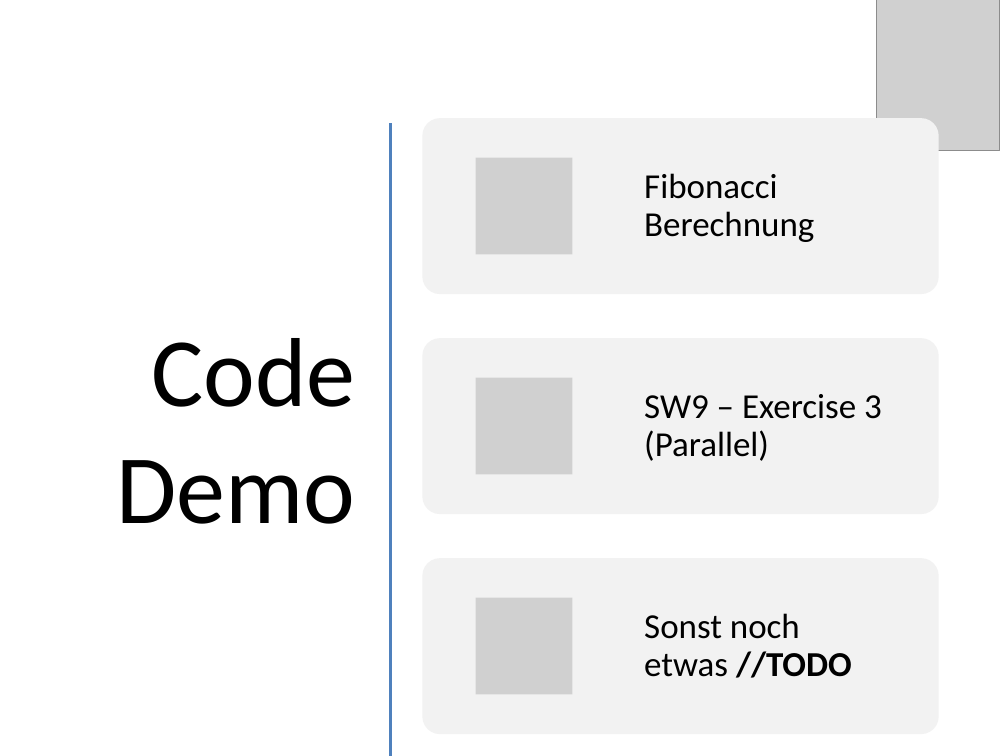
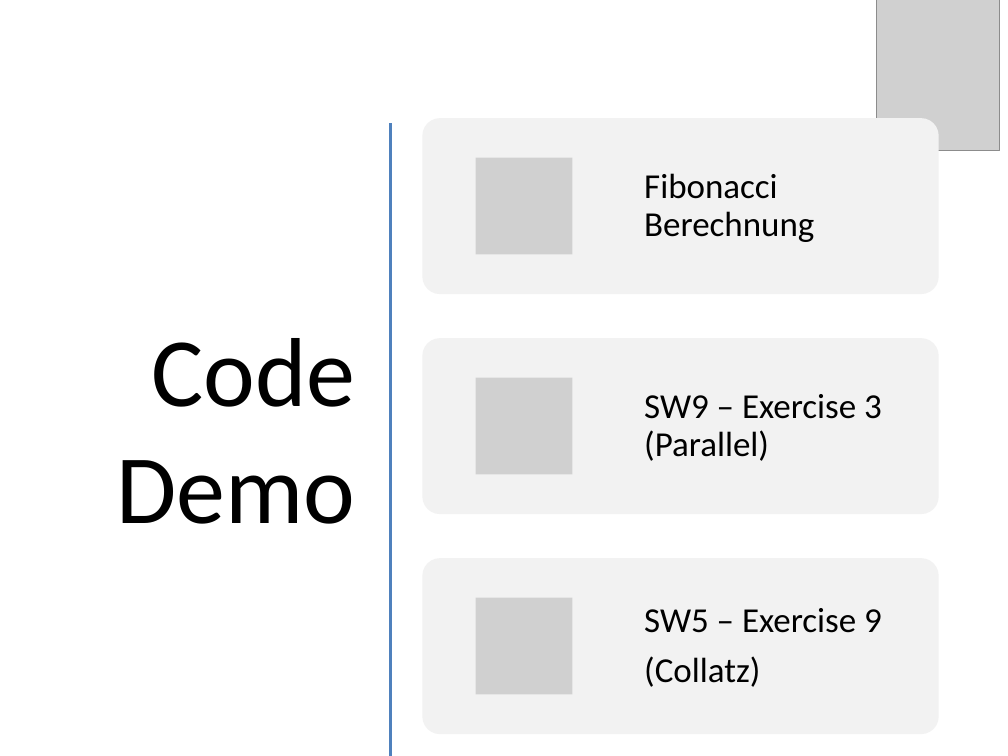
Before and after one commit to RatedNextGen/pcp-go, a slide deck: slide 15 of presentation/GO-Präsi.pptx (slide 17 before the commit). Drawn at 1008x756 pixels with LibreOffice and Linux fonts; fonts in the diff are those of the drawing; grey boxes stand for pictures. Boxes give left, top, right and bottom in pixels: in the first picture for what was removed or moved away, otherwise in the second. Text is boxed around its words. In the diff, an @@ line names an element or a change of style, - is before the commit and + after.

```diff
--- a/presentation/GO-Präsi.pptx
+++ b/presentation/GO-Präsi.pptx
@@ text at box(644, 608, 882, 687): text changed @@
-Sonst noch etwas //TODO
+SW5 – Exercise 9
+(Collatz)
```
Also in this commit, not shown: 9 other slides changed, 5 slides added, 7 slides removed, 12 other files.
